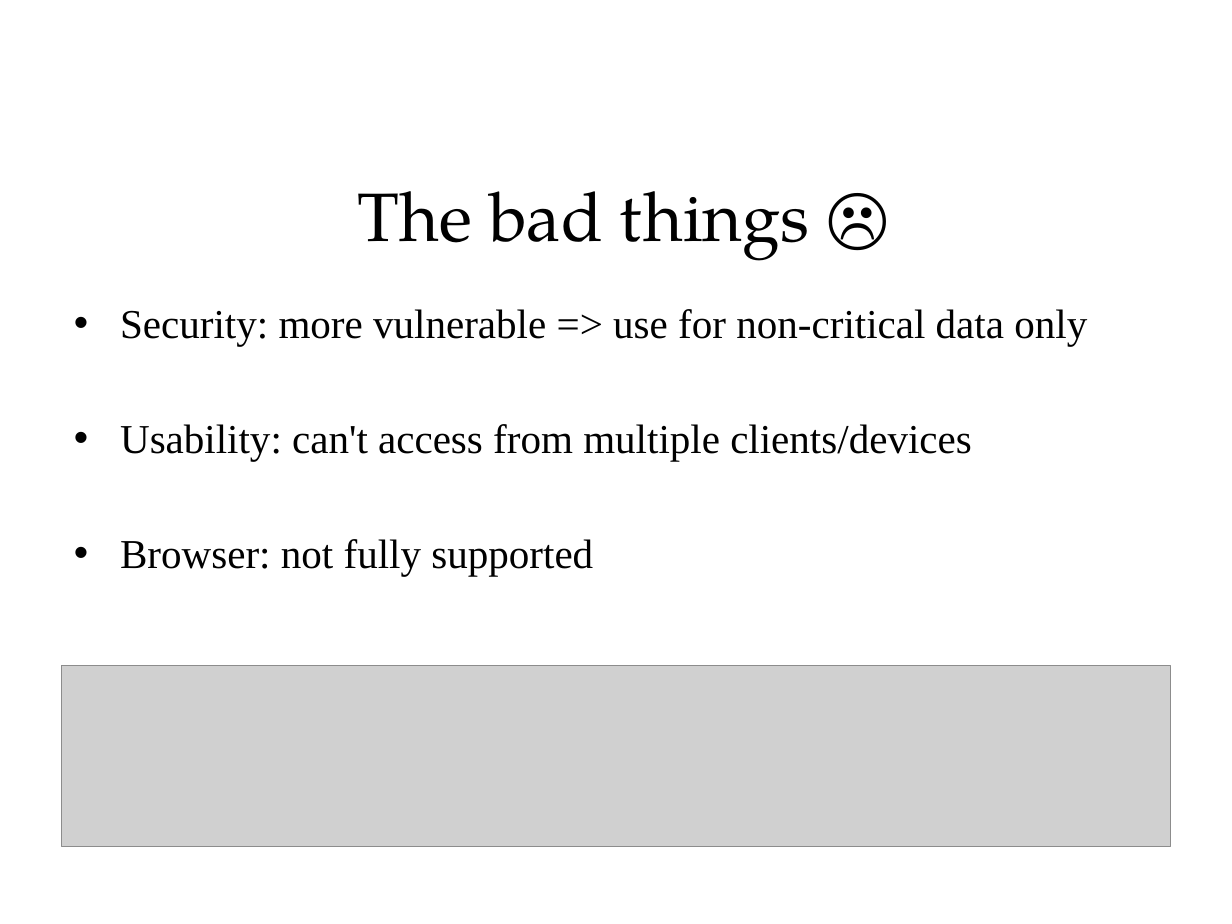
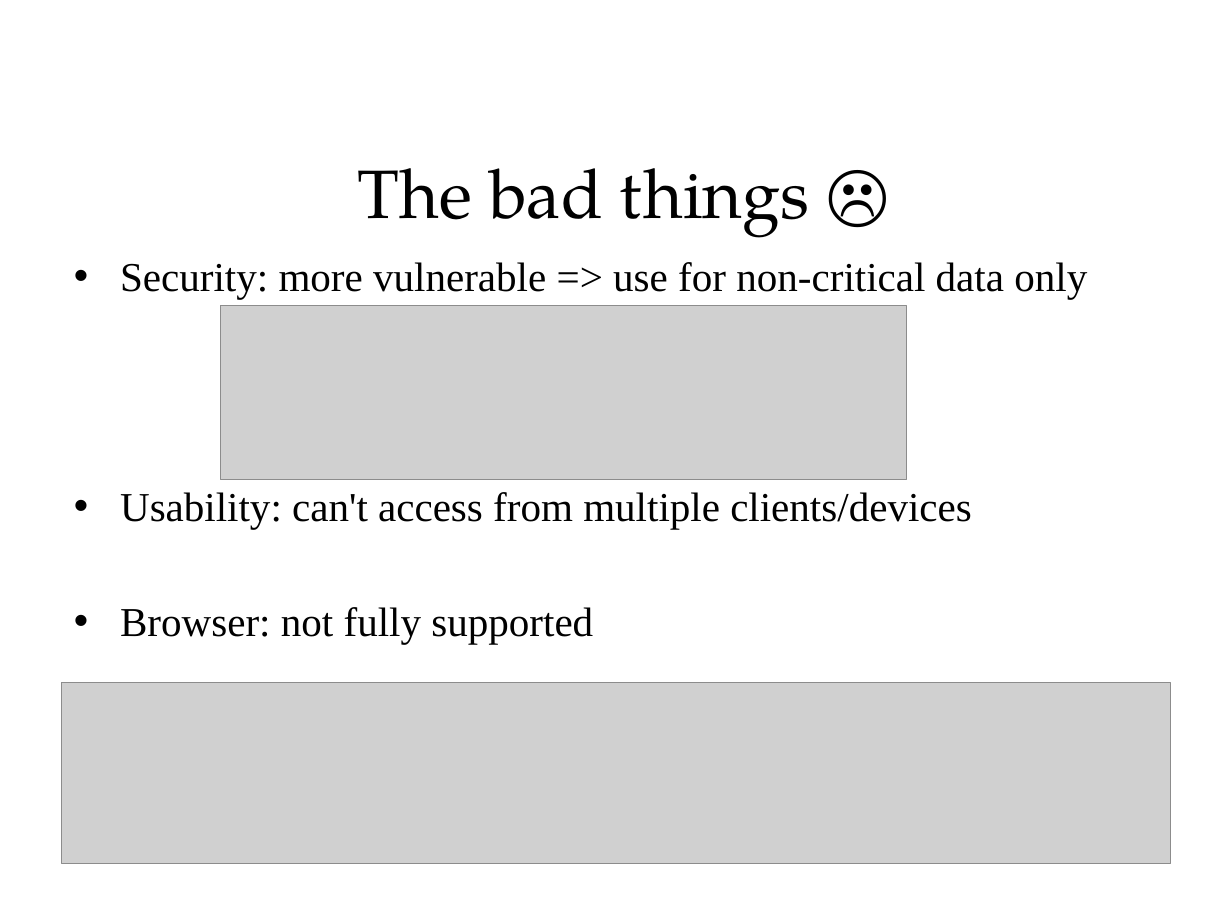
Before and after one commit to sonvq-qsoftvn/htmltraining, a slide deck: slide 23 of QSoftVietnam_SlideTemplate2014- Sonvq.pptx. Drawn at 1232x924 pixels with LibreOffice and Linux fonts; fonts in the diff are those of the drawing; grey boxes stand for pictures; background and template pictures are left out. Boxes give left, top, right and bottom in pixels: in the first picture for what was removed or moved away, otherwise in the second. Text is boxed around its words. In the diff, an @@ line names an element or a change of style, - is before the commit and + after.

```diff
--- a/QSoftVietnam_SlideTemplate2014- Sonvq.pptx
+++ b/QSoftVietnam_SlideTemplate2014- Sonvq.pptx
@@ text "The bad things ☹": place and size @@
-text "The bad things ☹" at (358,191,810,261)
+text "The bad things ☹" at (358,168,810,238)
@@ text "Security: more vulnerable => use ..." rewrapped from (120,309,1087,576) to (120,262,1087,644) @@
@@ picture added at (221,306,907,479) @@
@@ picture: place and size @@
-picture at (62,665,1170,846)
+picture at (62,683,1170,864)
```
Also in this commit, not shown: 31 other slides changed, 4 slides added, 9 other files.
